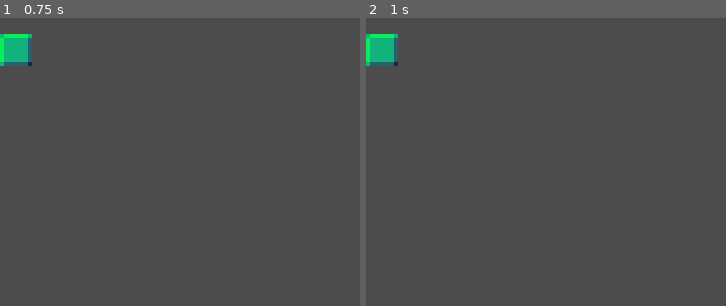
Above: before the commit, frames 1-2 (left to right).
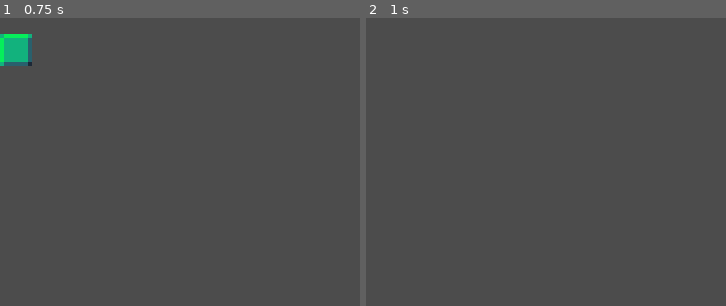
Above: after the commit, the same moments.

Repository: codemonsters/re-play
Game: Godot game, scene res://minigames/blocky/tetrominos/tetromino_l.tscn
The game is run twice, just before and just after one commit, with the same random seed, the same clock (stepped at 60 frames per second) and the same inputs. This scene is started directly instead of the project's main scene.
Inputs (mouse positions are % of the whole screen's width and height, from its top left):
- Up to frame 1 (0.75 s): tap Enter at 0.5 s; move the mouse to (72, 45) at 0.52 s; click (72, 45) at 0.67 s
- Up to frame 2 (1 s): no input
The pictures show only the part of the screen within x 0-50%, y 0-50%; the shares and areas given below are measured in that part.

Frame 1 is identical in both runs. In frame 2, 1.0% of the frame differs, in the area x 0-9%, y 5-17%.
Error in both runs: Invalid operands 'Nil' and 'Vector2' in operator '-'. (res://minigames/blocky/tetrominos/tetromino.gd:11)

Commit message:
Progresa en la tarea de hacwer los tetrominós arrastrables

Diff:
--- a/src/minigames/blocky/StageRect.gd
+++ b/src/minigames/blocky/StageRect.gd
@@ -49,4 +49,4 @@
 #		draw_line(Vector2((x + 1) * width / COLS, 0),
 #			Vector2((x + 1) * width / COLS, height - 1),
 #			line_color, 1, true)
-#
+# TODO: Ni idea de qué era esto. Habría que revisarlo y borrarlo si no es necesario ·~·
--- a/src/minigames/blocky/game.tscn
+++ b/src/minigames/blocky/game.tscn
@@ -212,3 +212,5 @@
 __meta__ = {
 "_edit_use_anchors_": false
 }
+
+[node name="ActiveTetromino" type="Node2D" parent="."]
--- a/src/minigames/blocky/tetrominos/tetromino.gd
+++ b/src/minigames/blocky/tetrominos/tetromino.gd
@@ -29,16 +29,25 @@
 	mouse_inside = false
 
 
+func _input(event):
+	if event is InputEventMouseButton and event.button_index == BUTTON_LEFT and not event.pressed:
+		dragging = false
+		print(get_parent().name)
+		if get_parent().name != "Palette":
+			print(get_parent().name)
+			var new_parent = get_node("/../Background/Palette/")
+			get_parent().remove_child(self)
+			new_parent.add_child(self)
+
+
 func _on_BoundingBox_gui_input(event):
-	if event is InputEventMouseButton and event.button_index == BUTTON_LEFT and mouse_inside:
-		dragging = event.pressed
-		#initial_mouse_position = event.position
+	if event is InputEventMouseButton:
+		if event.button_index == BUTTON_LEFT and event.pressed and mouse_inside:
+			dragging = true
+			print(dragging)
+			if dragging:
+				var new_parent = get_node("../../../ActiveTetromino")
+				get_parent().remove_child(self)
+				new_parent.add_child(self)
 	elif event is InputEventMouseMotion and dragging:
-		#position = get_global_mouse_position()
-		#set_position(get_viewport().get_mouse_position() + camera.global_position)
-		#position = event.relative
-		#position = get_viewport().get_mouse_position()
-		#position = get_global_transform().origin + event.position
-		#position = get_canvas_transform().affine_inverse().xform(event.position)
-		#shift_vector = position - initial_mouse_position
 		position = get_local_mouse_position()
--- a/src/minigames/blocky/tetrominos/tetromino_l.tscn
+++ b/src/minigames/blocky/tetrominos/tetromino_l.tscn
@@ -35,7 +35,6 @@
 
 [node name="Block4" parent="Blocks" instance=ExtResource( 1 )]
 position = Vector2( -16, 0 )
-
 [connection signal="gui_input" from="CollisionShape2D/BoundingBox" to="." method="_on_BoundingBox_gui_input"]
 [connection signal="mouse_entered" from="CollisionShape2D/BoundingBox" to="." method="_on_BoundingBox_mouse_entered"]
 [connection signal="mouse_exited" from="CollisionShape2D/BoundingBox" to="." method="_on_BoundingBox_mouse_exited"]
